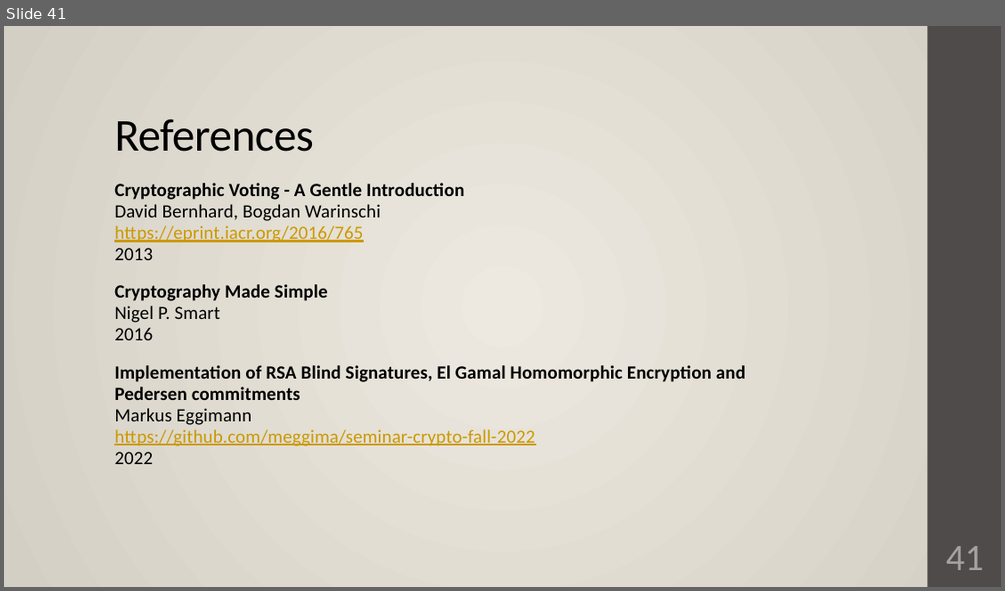
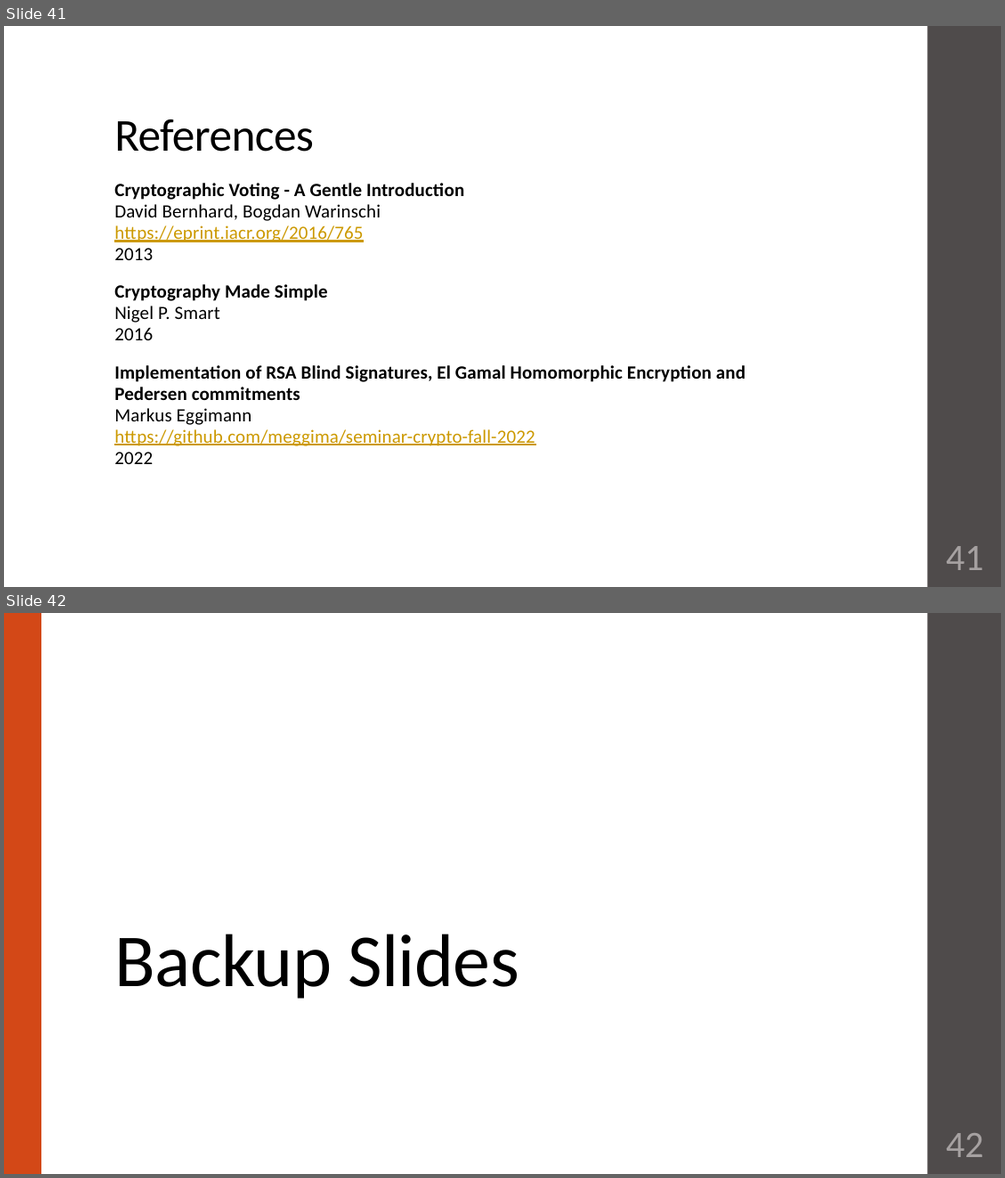
Before and after one commit to meggima/seminar-crypto-fall-2022, a slide deck: presentation/CryptographicPrimitives.pptx. Shown one above the other, each under a label of ours: slide 41 before the commit, slides 41 and 42 after it. The pictures are 1005x591 and 1005x1178 pixels, drawn with LibreOffice and Linux fonts; fonts in the diff are those of the drawing. Boxes give left, top, right and bottom in pixels: in the first picture for what was removed or moved away, otherwise in the second. Text is boxed around its words. In the diff, an @@ line names an element or a change of style, - is before the commit and + after.

```diff
--- a/presentation/CryptographicPrimitives.pptx
+++ b/presentation/CryptographicPrimitives.pptx
@@ slide 42 added at box(4, 613, 1001, 1174), background #FFFFFF; not listed: 1 template element that a slide beside it also shows @@
@@ rectangle added at box(4, 613, 41, 1174), fill #D34817 @@
@@ title added at box(114, 933, 519, 998), 72 pt, text #000000 @@
+Backup Slides
@@ page number added at box(946, 1133, 984, 1157), 36 pt, text #A6A1A1 @@
+42
@@ slide 41 changed as well @@
@@ background gradient #EDE9E0 to #D4CFC4 to #FFFFFF @@
```
Also in this commit, not shown: 40 other slides changed, 3 other slides added, 4 other files.
